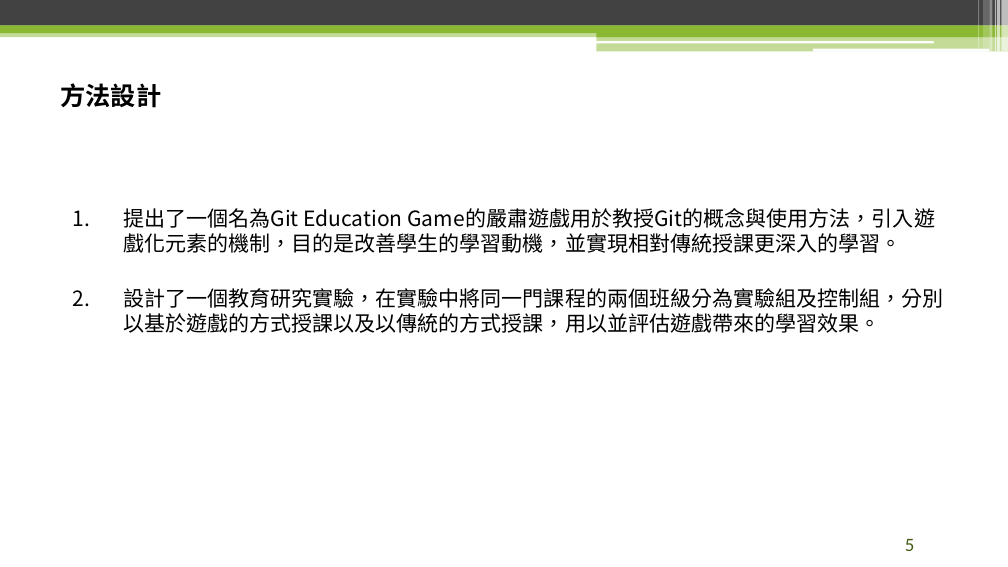
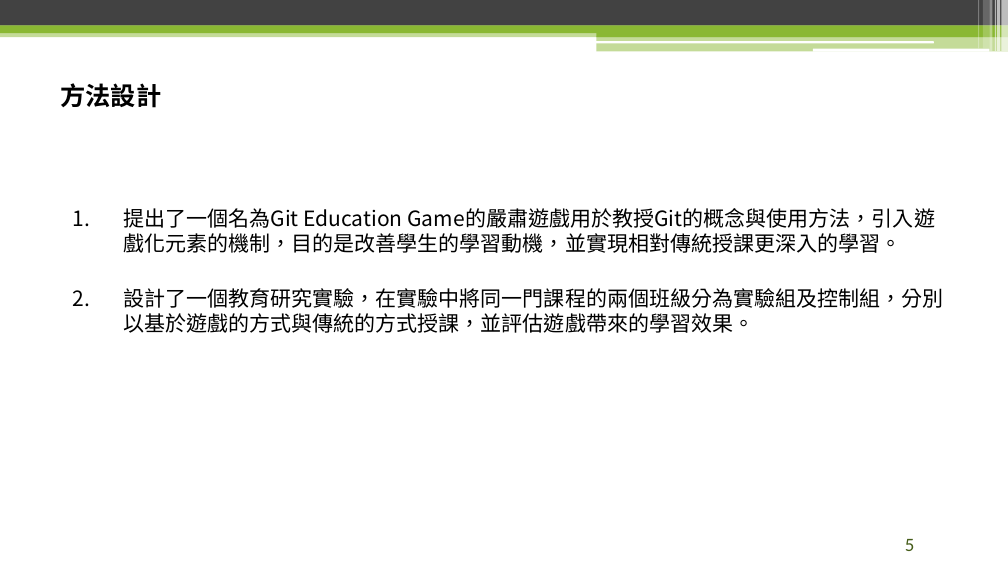
Before and after one commit to raknza/Master-Thesis, a slide deck: slide 5 of 論文口試.pptx. Drawn at 1008x567 pixels with LibreOffice and Linux fonts; fonts in the diff are those of the drawing; background and template pictures are left out. Boxes give left, top, right and bottom in pixels: in the first picture for what was removed or moved away, otherwise in the second. Text is boxed around its words. In the diff, an @@ line names an element or a change of style, - is before the commit and + after.

```diff
--- a/論文口試.pptx
+++ b/論文口試.pptx
@@ text at <box>123,288,943,333</box>: text changed @@
-2. 設計了一個教育研究實驗，在實驗中將同一門課程的兩個班級分為實驗組及控制組，分別以基於遊戲的方式授課以及以傳統的方式授課，用以並評估遊戲帶來的學習效果。
+2. 設計了一個教育研究實驗，在實驗中將同一門課程的兩個班級分為實驗組及控制組，分別以基於遊戲的方式與傳統的方式授課，並評估遊戲帶來的學習效果。
```
Also in this commit, not shown: 6 other slides changed, 1 slide removed, 2 other files.
